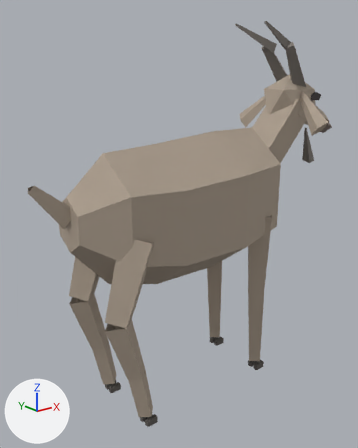
Renders of the Blender file assets/blender/Cabra.blend from each side of a commit.
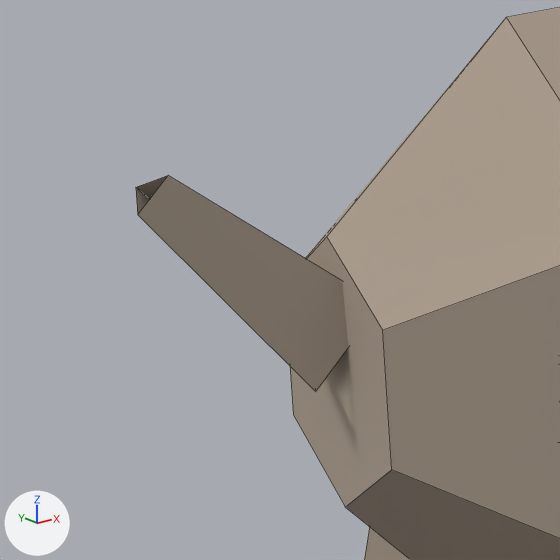
Each version appears first whole from a 50 mm lens placed at (-1.002, -1.218, 1.096), pointed at (0.016, 0.054, 0.587), and next in a close-up on the part from 0% to 32% of the width and 33% to 59% of the height. Arrows for +X, +Y and +Z are at lower left; the lights stay in place. The older version's two pictures come first. The close-ups show mesh edges as thin lines.

In view in the first close-up: 'Pata_TI', 'Tronco'.
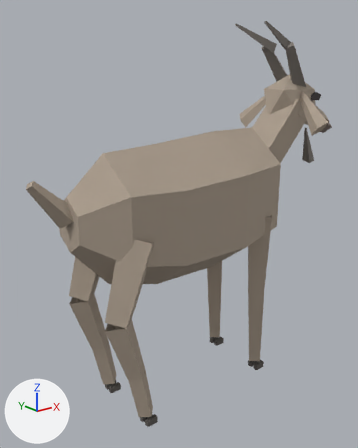
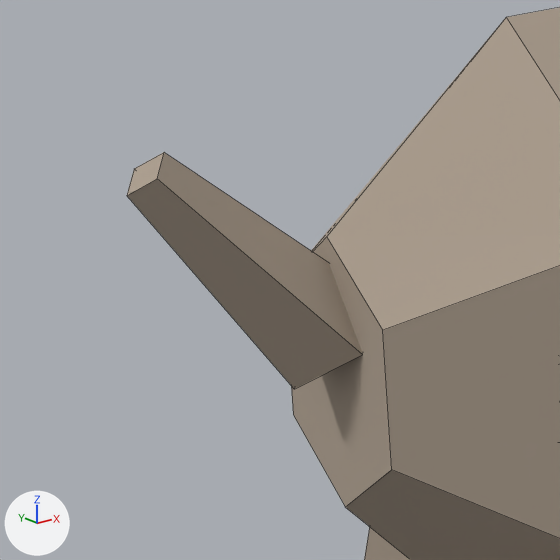
Where the change shows, as pixel boxes [x1, y1, x2, y2] in the close-ups (560 x 560 px):
'Tronco', reshaped
    before: [136, 8, 560, 560]
    after: [127, 8, 560, 560]
part 1 of me_mesh_troncocabra, built on
    before: [136, 176, 348, 391]
    after: [127, 152, 363, 389]

What the commit changed:
me_mesh_troncocabra is used by ob_tronco; location (0.0, 0.0, 0.0).
Verts and faces of me_mesh_troncocabra; kept vertices keep their numbers, new ones are numbered from 144.
Before the commit, vertices of me_mesh_troncocabra: 30 (-0.42, 0.035, 0.7), 31 (-0.52, 0.015, 0.8) at pixel (135, 187), 32 (-0.441, -0.017, 0.679) at pixel (315, 391), 33 (-0.529, -0.007, 0.791) at pixel (137, 214), 34 (-0.399, -0.017, 0.721).
Before the commit, vertices of me_mesh_troncocabra: 35 (-0.511, -0.007, 0.809) at pixel (168, 175).
me_mesh_troncocabra had 144 vertices, 121 faces and spanned x -0.529..0.736, y -0.208..0.208, z 0.42..1.242.
me_mesh_troncocabra now has 146 vertices, 123 faces and spans x -0.531..0.736, y -0.208..0.208, z 0.42..1.242.
Part 1, on me_mesh_troncocabra:
Vertices deleted: 31 to 35 (with the faces that use them).
New vertex 144 is at (-0.52, 0.015, 0.81), pixel (134, 168).
New vertex 145 is at (-0.446, 0.0, 0.676), pixel (294, 389).
New vertex 146 is at (-0.531, 0.0, 0.8), pixel (126, 195).
New vertex 147 is at (-0.42, -0.035, 0.7), pixel (362, 354).
New vertex 148 is at (-0.52, -0.015, 0.81), pixel (157, 178).
New vertex 149 is at (-0.394, 0.0, 0.724).
New vertex 150 is at (-0.509, 0.0, 0.82), pixel (164, 152).
New faces: (30, 145, 146, 144), (145, 147, 148, 146), (147, 149, 150, 148), (30, 144, 150, 149), (144, 146, 148, 150) (mat_mat_cabrapardo (beige #ada090)).
